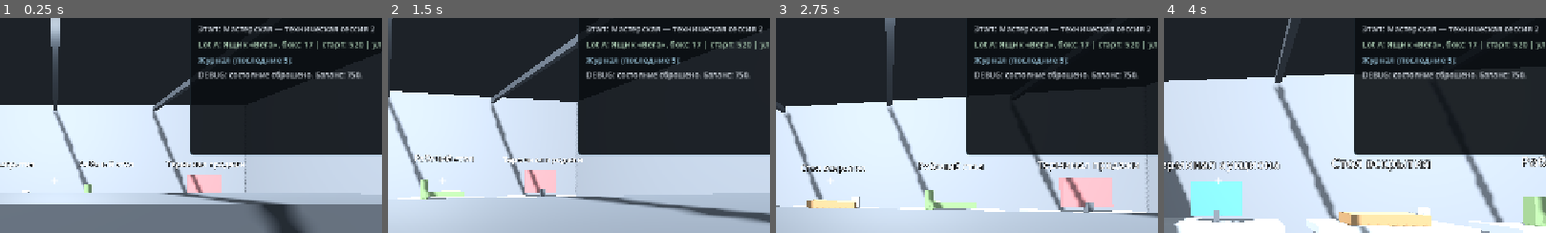
Above: before the commit, frames 1-4 (left to right).
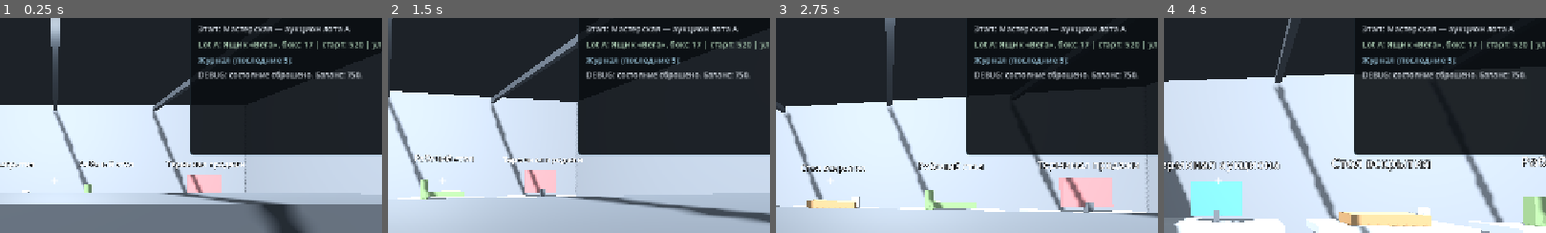
Above: after the commit, the same moments.

Repository: IvanGrigoryev1211/containers
Game: Godot game, scene res://Workshop.tscn
Two runs of this game, one before a commit and one after it. Both use one fixed random seed, a clock stepped at 60 frames per second and the inputs below.
Inputs (mouse positions are % of the whole screen's width and height, from its top left):
- Up to frame 1 (0.25 s): no input
- Up to frame 2 (1.5 s): tap Enter at 0.5 s; move the mouse to (49, 52) at 0.52 s; hold W (move_forward) from 0.53 s (still down); tap E (interact) at 0.6, 1.35 s; tap Space at 1.25 s; move the mouse to (57, 51) at 1.27 s
- Up to frame 3 (2.75 s): keep holding W (move_forward); tap Enter at 2 s; move the mouse to (42, 49) at 2.02 s; tap E (interact) at 2.1 s
- Up to frame 4 (4 s): tap Space at 2.75 s; move the mouse to (51, 50) at 2.77 s; release W (move_forward) at 2.78 s; hold A (move_left) 2.78-3.53 s; tap E (interact) at 2.85, 3.6 s; move the mouse to (46, 48) at 3.52 s; hold W (move_forward) from 3.53 s (still down)
The pictures show only the part of the screen within x 43-93%, y 12-62%; the shares and areas given below are measured in that part.

The runs differ from the first frame. In frame 1, 0.4% of the frame differs, in the area x 74-98%, y 3-8%; in frame 2, 0.4%; in frame 3, 0.4%; in frame 4, 0.4%.

Commit message:
Implement Lot A auction session S03

Diff:
--- /dev/null
+++ b/scripts/auction_screen.gd
@@ -0,0 +1,131 @@
+extends CanvasLayer
+
+## S03 view only: GameState owns validation, settlement and one-purchase guard.
+const LOT_A = preload("res://data/lots/lot_a.tres")
+var game_state: Node
+var balance_label: Label
+var bid: SpinBox
+var bid_summary: Label
+var hypothesis: TextEdit
+var confirm_button: Button
+var result_label: Label
+
+
+func _ready() -> void:
+	layer = 20
+	game_state = get_node("/root/GameState")
+	var backdrop := ColorRect.new()
+	backdrop.color = Color(0.025, 0.035, 0.05, 0.98)
+	backdrop.set_anchors_and_offsets_preset(Control.PRESET_FULL_RECT)
+	add_child(backdrop)
+	var margin := MarginContainer.new()
+	margin.set_anchors_and_offsets_preset(Control.PRESET_FULL_RECT)
+	for side in ["left", "right", "top", "bottom"]:
+		margin.add_theme_constant_override("margin_" + side, 24)
+	backdrop.add_child(margin)
+	var scroll := ScrollContainer.new()
+	scroll.horizontal_scroll_mode = ScrollContainer.SCROLL_MODE_DISABLED
+	margin.add_child(scroll)
+	var content := VBoxContainer.new()
+	content.size_flags_horizontal = Control.SIZE_EXPAND_FILL
+	content.add_theme_constant_override("separation", 6)
+	scroll.add_child(content)
+	_label(content, "АУКЦИОН — " + LOT_A.display_name, 26)
+	_label(content, "Старт: %d жетонов · Максимальный предел: %d · Ценовой пол базовых находок: %d" % [LOT_A.start_price, LOT_A.bid_limit, LOT_A.guaranteed_price_floor])
+	_label(content, "Фиксированные соперники: предел от %d гарантирует победу за %d жетонов. Ниже — проигрыш без списания; можно повторить." % [LOT_A.typical_winning_price, LOT_A.typical_winning_price])
+	for evidence in LOT_A.visible_evidence:
+		_label(content, evidence.title + "\n" + evidence.description + "\nРиск: " + evidence.risk_note)
+	_label(content, "Ваша гипотеза (свободный текст, можно оставить пустой):")
+	hypothesis = TextEdit.new()
+	hypothesis.custom_minimum_size.y = 64
+	hypothesis.wrap_mode = TextEdit.LINE_WRAPPING_BOUNDARY
+	content.add_child(hypothesis)
+	var row := HBoxContainer.new()
+	row.add_theme_constant_override("separation", 16)
+	content.add_child(row)
+	balance_label = _label(row, "")
+	_label(row, "Предел ставки:")
+	bid = SpinBox.new()
+	bid.min_value = LOT_A.start_price
+	bid.max_value = LOT_A.bid_limit
+	bid.step = 1
+	bid.value = LOT_A.start_price
+	bid.custom_minimum_size.x = 150
+	row.add_child(bid)
+	bid_summary = _label(row, "")
+	bid_summary.hide()
+	bid.value_changed.connect(func(_value): refresh())
+	var buttons := HBoxContainer.new()
+	buttons.add_theme_constant_override("separation", 16)
+	content.add_child(buttons)
+	confirm_button = Button.new()
+	confirm_button.text = "Подтвердить ставку"
+	confirm_button.pressed.connect(_confirm)
+	buttons.add_child(confirm_button)
+	var cancel := Button.new()
+	cancel.text = "Закрыть (Esc)"
+	cancel.pressed.connect(close)
+	buttons.add_child(cancel)
+	result_label = _label(content, "")
+	game_state.state_changed.connect(refresh)
+	hide()
+	refresh()
+
+
+func _label(parent: Node, text: String, size := 17) -> Label:
+	var label := Label.new()
+	label.text = text
+	label.autowrap_mode = TextServer.AUTOWRAP_WORD_SMART
+	label.size_flags_horizontal = Control.SIZE_EXPAND_FILL
+	label.add_theme_font_size_override("font_size", size)
+	parent.add_child(label)
+	return label
+
+
+func open() -> void:
+	show()
+	Input.set_mouse_mode(Input.MOUSE_MODE_VISIBLE)
+	result_label.text = ""
+	refresh()
+	if not game_state.lot_a_won:
+		hypothesis.grab_focus()
+
+
+func close() -> void:
+	hide()
+	Input.set_mouse_mode(Input.MOUSE_MODE_CAPTURED)
+
+
+func refresh() -> void:
+	if balance_label == null:
+		return
+	balance_label.text = "Баланс: %d жетонов" % game_state.tokens
+	# Below the start there is no valid range: keep the start visible, disable bidding.
+	if game_state.lot_a_won:
+		hypothesis.text = game_state.lot_a_hypothesis
+	else:
+		bid.max_value = maxi(LOT_A.start_price, mini(LOT_A.bid_limit, game_state.tokens))
+	bid.visible = not game_state.lot_a_won
+	bid_summary.visible = game_state.lot_a_won
+	bid_summary.text = str(game_state.lot_a_bid_limit)
+	bid.editable = not game_state.lot_a_won and game_state.tokens >= LOT_A.start_price
+	hypothesis.editable = not game_state.lot_a_won
+	confirm_button.disabled = game_state.lot_a_won or game_state.tokens < LOT_A.start_price
+	if game_state.lot_a_won:
+		result_label.text = "Лот A выигран за %d жетонов. Вскрытие будет следующей сессией; сейчас оно ещё не реализовано. Повторная ставка недоступна." % game_state.lot_a_paid
+	elif game_state.tokens < LOT_A.start_price:
+		result_label.text = "Недостаточно жетонов даже для стартовой ставки."
+
+
+func _confirm() -> void:
+	# Read pending typed text too, so an uncommitted SpinBox edit cannot bypass validation.
+	var text := bid.get_line_edit().text.strip_edges()
+	if not text.is_valid_int():
+		result_label.text = "Введите целый предел ставки в допустимом диапазоне."
+		return
+	var outcome: String = game_state.submit_lot_a_bid(text.to_int(), hypothesis.text)
+	refresh()
+	if outcome == "lost":
+		result_label.text = "Соперники перебили предел. Деньги не списаны. Можно изменить предел и повторить."
+	elif outcome == "invalid":
+		result_label.text = "Ставка отклонена: предел должен быть от %d до %d и не выше баланса." % [LOT_A.start_price, LOT_A.bid_limit]
--- a/scripts/data/lot_definition.gd
+++ b/scripts/data/lot_definition.gd
@@ -1,7 +1,8 @@
 extends Resource
 class_name LotDefinition
 
-## Auction-lot data. Auction screens and bidding are intentionally not implemented.
+## Auction-lot data. S03 uses typical_winning_price as the fixed rival threshold
+## and settlement price; bid_limit is the maximum allowed player limit.
 @export var id := ""
 @export var display_name := ""
 @export var start_price := 0
--- a/scripts/game_state.gd
+++ b/scripts/game_state.gd
@@ -4,10 +4,16 @@
 signal state_changed
 
 const STARTING_TOKENS := 750
+const LOT_A = preload("res://data/lots/lot_a.tres")
 
 var tokens: int = STARTING_TOKENS
-var current_stage := "Мастерская — техническая сессия 2"
+var current_stage := "Мастерская — аукцион лота A"
 var event_log: Array[String] = []
+var lot_a_won := false
+var lot_a_hypothesis := ""
+var lot_a_bid_limit := 0
+var lot_a_paid := 0
+var _auction_resolving := false
 
 
 func _ready() -> void:
@@ -43,8 +49,44 @@
 
 func reset_for_debug() -> void:
 	tokens = STARTING_TOKENS
+	lot_a_won = false
+	lot_a_hypothesis = ""
+	lot_a_bid_limit = 0
+	lot_a_paid = 0
+	_auction_resolving = false
+	current_stage = "Мастерская — аукцион лота A"
 	event_log.clear()
 	_record_event("DEBUG: состояние сброшено. Баланс: %d." % tokens)
+
+
+func submit_lot_a_bid(limit: int, hypothesis: String) -> String:
+	# Fixed S03 rival script: rivals stop immediately below typical_winning_price.
+	# A sufficient limit wins at that price, never at the player's whole limit.
+	# The guard is set before spend() emits state_changed (including reentrant calls).
+	if lot_a_won or _auction_resolving:
+		return "already_won"
+	if limit < LOT_A.start_price or limit > LOT_A.bid_limit or not can_afford(limit):
+		return "invalid"
+	_auction_resolving = true
+	var note := hypothesis.strip_edges()
+	if note.is_empty():
+		note = "не записана"
+	_record_event("Аукцион %s: предел %d; гипотеза: %s" % [LOT_A.display_name, limit, note])
+	if limit < LOT_A.typical_winning_price:
+		_record_event("Фиксированные соперники: нужен предел %d. Предел %d ниже; проигрыш без списания, можно повторить." % [LOT_A.typical_winning_price, limit])
+		_auction_resolving = false
+		return "lost"
+	if not spend(LOT_A.typical_winning_price, "Аукцион: " + LOT_A.display_name):
+		_auction_resolving = false
+		return "invalid"
+	lot_a_won = true
+	lot_a_hypothesis = hypothesis
+	lot_a_bid_limit = limit
+	lot_a_paid = LOT_A.typical_winning_price
+	current_stage = "лот A выигран; вскрытие ещё не реализовано"
+	_record_event("Фиксированные соперники: предел не ниже %d гарантирует победу за %d. Лот A выигран; вскрытие ещё не реализовано." % [LOT_A.typical_winning_price, lot_a_paid])
+	_auction_resolving = false
+	return "won"
 
 
 func get_recent_events(limit := 5) -> Array[String]:
--- a/scripts/workshop.gd
+++ b/scripts/workshop.gd
@@ -20,6 +20,7 @@
 var debug_timer := 0.0
 var debug_panel: CanvasLayer
 var game_state: Variant
+var auction_screen: CanvasLayer
 
 
 func _ready() -> void:
@@ -32,6 +33,8 @@
 	_build_player()
 	_build_ui()
 	_build_debug_panel()
+	auction_screen = preload("res://scripts/auction_screen.gd").new()
+	add_child(auction_screen)
 	Input.set_mouse_mode(Input.MOUSE_MODE_CAPTURED)
 
 
@@ -45,7 +48,7 @@
 
 
 func _physics_process(_delta: float) -> void:
-	if player == null:
+	if player == null or (auction_screen != null and auction_screen.visible):
 		return
 
 	var move_input := Input.get_vector("move_left", "move_right", "move_forward", "move_back")
@@ -58,6 +61,12 @@
 
 
 func _input(event: InputEvent) -> void:
+	# Modal input belongs to the auction, including E typed into the hypothesis.
+	if auction_screen != null and auction_screen.visible:
+		if event.is_action_pressed("release_cursor"):
+			auction_screen.close()
+			get_viewport().set_input_as_handled()
+		return
 	# Use the physical E key directly as well as the InputMap action. This keeps
 	# interaction available even when a UI control has already handled the event.
 	if event is InputEventKey and event.pressed and not event.echo:
@@ -274,7 +283,7 @@
 func _update_interaction_target() -> void:
 	target_station = null
 	prompt_label.text = ""
-	if camera == null:
+	if camera == null or (auction_screen != null and auction_screen.visible):
 		return
 
 	var query := PhysicsRayQueryParameters3D.create(camera.global_position, camera.global_position + -camera.global_transform.basis.z * INTERACTION_DISTANCE)
@@ -295,6 +304,9 @@
 	if target_station == null:
 		return
 	var station_name := str(target_station.get_meta("station_name"))
+	if station_name == "Терминал аукциона":
+		auction_screen.open()
+		return
 	debug_label.text = "DEBUG: взаимодействие — " + station_name
 	debug_timer = 2.5
 
--- /dev/null
+++ b/tests/auction_s03.gd
@@ -0,0 +1,110 @@
+extends SceneTree
+
+var failures := 0
+
+
+func _initialize() -> void:
+	call_deferred("run")
+
+
+func check(ok: bool, description: String) -> void:
+	print(("PASS " if ok else "FAIL ") + description)
+	if not ok:
+		failures += 1
+
+
+func key(scene: Node, code: Key) -> void:
+	var event := InputEventKey.new()
+	event.physical_keycode = code
+	event.keycode = code
+	event.pressed = true
+	scene._input(event)
+
+
+func run() -> void:
+	var scene = load("res://Workshop.tscn").instantiate()
+	root.add_child(scene)
+	await physics_frame
+	await physics_frame
+	var state = root.get_node("GameState")
+	var ui = scene.auction_screen
+	check(state.tokens == 750 and not state.lot_a_won, "startup 750; unowned")
+	check(ui.LOT_A.visible_evidence.size() == 4, "four data-driven clues")
+	# Reach the actual terminal with the production ray and E route.
+	var terminal = scene.get_node("Терминал_аукциона")
+	scene.player.position = terminal.position + Vector3(0, 1.7, 2.2)
+	scene.camera.look_at(terminal.position + Vector3(0, 0.5, 0))
+	await physics_frame
+	await physics_frame
+	key(scene, KEY_E)
+	check(ui.visible, "terminal E opens auction (low geometry ray)")
+	var pos: Vector3 = scene.player.position
+	Input.action_press("move_forward")
+	await physics_frame
+	await physics_frame
+	Input.action_release("move_forward")
+	check(scene.player.position.is_equal_approx(pos), "modal blocks movement")
+	key(scene, KEY_E)
+	check(ui.visible and state.tokens == 750, "E while modal cannot interact or spend")
+	key(scene, KEY_ESCAPE)
+	check(not ui.visible and state.tokens == 750 and state.event_log.size() == 1, "Esc cancels without money/log mutation")
+	check(state.submit_lot_a_bid(519, "below") == "invalid", "below start rejected")
+	check(state.submit_lot_a_bid(621, "above") == "invalid", "above 620 rejected")
+	check(state.tokens == 750 and state.event_log.size() == 1, "invalid limits have no effects")
+	ui.open()
+	ui.bid.value = 1
+	check(ui.bid.value == 520, "UI minimum 520")
+	ui.bid.value = 999
+	check(ui.bid.value == 620, "UI maximum 620")
+	state.spend(200, "QA: balance cap")
+	check(ui.bid.max_value == 550, "UI maximum follows balance")
+	check(state.submit_lot_a_bid(580, "too much") == "invalid" and state.tokens == 550, "above balance rejected")
+	state.spend(100, "QA: below start")
+	check(ui.confirm_button.disabled and not ui.bid.editable, "no valid limit below start balance")
+	ui.close()
+	key(scene, KEY_F4)
+	check(state.tokens == 750 and not state.lot_a_won, "F4 fresh auction")
+	ui.open()
+	ui.bid.value = 579
+	ui.hypothesis.text = "Прибор; риск воды"
+	await process_frame
+	ui.confirm_button.pressed.emit()
+	check(state.tokens == 750 and not state.lot_a_won, "579 loses deterministically without payment")
+	check("Фиксированные соперники" in state.event_log[-1], "rival rule logged on loss")
+	# During spend's state_changed signal, a repeated call must not settle again.
+	var reenter := func():
+		if state.tokens == 170:
+			check(state.submit_lot_a_bid(580, "reentrant") == "already_won", "reentrant submission blocked")
+	state.state_changed.connect(reenter)
+	ui.bid.value = 620
+	await process_frame
+	ui.confirm_button.pressed.emit()
+	state.state_changed.disconnect(reenter)
+	check(state.tokens == 170 and state.lot_a_paid == 580 and state.lot_a_bid_limit == 620, "limit 620 wins for 580 exactly once")
+	await process_frame
+	check(ui.bid_summary.visible and ui.bid_summary.text == "620" and not ui.bid.visible, "winning limit remains visible as read-only 620")
+	check(state.lot_a_won and state.lot_a_hypothesis == "Прибор; риск воды", "ownership and hypothesis recorded")
+	check(state.current_stage == "лот A выигран; вскрытие ещё не реализовано", "stage updated")
+	var logs: String = "\n".join(state.event_log)
+	check("предел 620; гипотеза: Прибор; риск воды" in logs and "победу за 580" in logs, "bid, hypothesis and rival rule logged")
+	var spent := 0
+	for entry in state.event_log:
+		if entry.begins_with("Списано"):
+			spent += 1
+	check(spent == 1, "exactly one spend entry")
+	check(ui.confirm_button.disabled and not ui.hypothesis.editable and "следующей сессией" in ui.result_label.text, "win placeholder and disabled controls")
+	ui.confirm_button.pressed.emit()
+	ui.close()
+	ui.open()
+	ui._confirm()
+	check(state.submit_lot_a_bid(580, "again") == "already_won" and state.tokens == 170, "double click/reopen/direct resubmit never charges")
+	ui.close()
+	key(scene, KEY_F2)
+	check(state.tokens == 270 and state.lot_a_won, "F2 preserves ownership")
+	key(scene, KEY_F3)
+	check(state.tokens == 170 and state.lot_a_won, "F3 preserves ownership")
+	key(scene, KEY_F4)
+	check(state.tokens == 750 and not state.lot_a_won and state.lot_a_paid == 0, "F4 resets ownership and money explicitly")
+	check(state.submit_lot_a_bid(580, "") == "won" and state.tokens == 170, "exact threshold 580 and optional blank hypothesis")
+	print("S03_FAILURES=", failures)
+	quit(0 if failures == 0 else 1)
Not shown, added: scripts/auction_screen.gd.uid
Not shown, added: tests/auction_s03.gd.uid
Not shown, changed: CHANGELOG.md
Not shown, added: Implementation_Report_S03.md
Not shown, changed: PROJECT_PASSPORT.md
Not shown, added: QA_Report_S03.md
